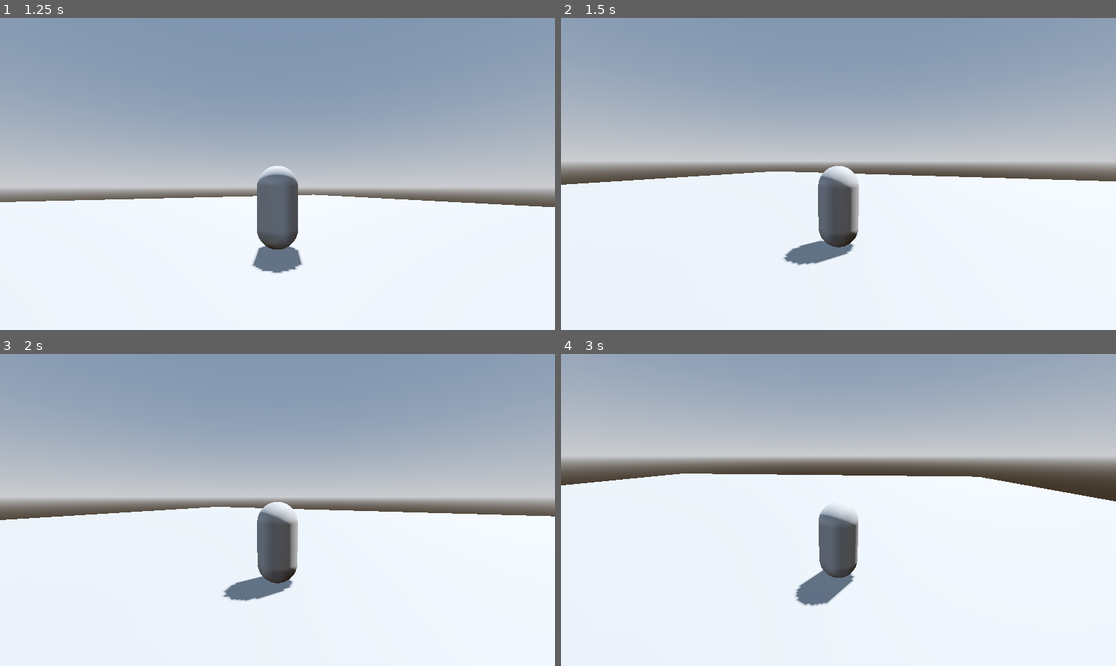
Above: before the commit, frames 1-4 (two rows, left to right).
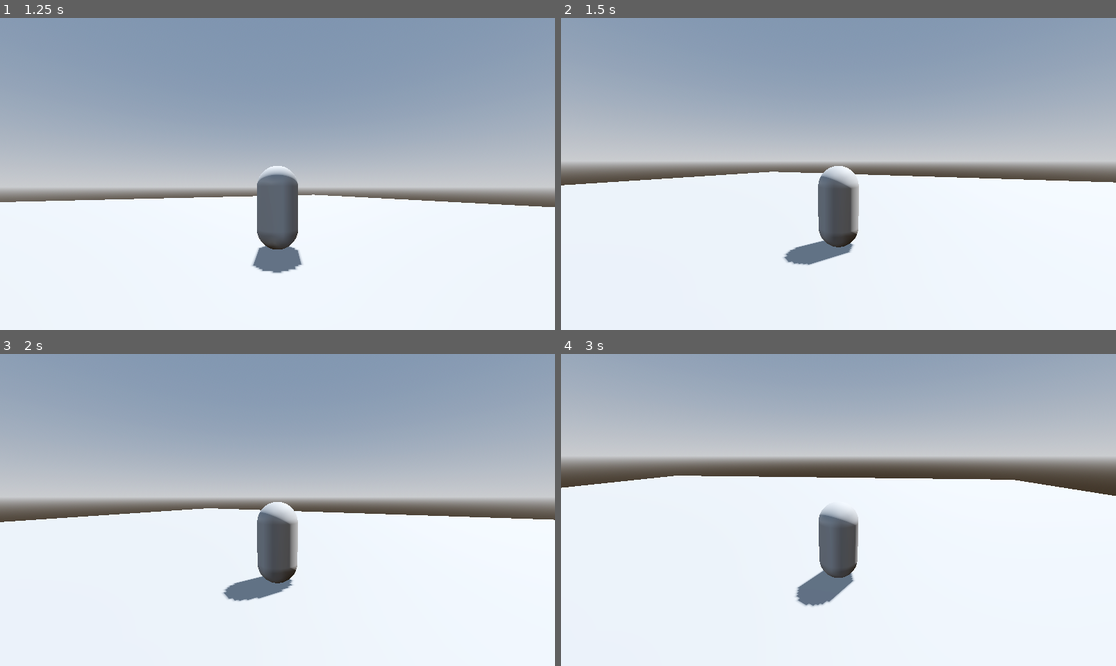
Above: after the commit, the same moments.

Repository: Zokerus/Grenzmark
Game: Godot game, scene res://scenes/world/TestMap.tscn
Two runs of this game, one before a commit and one after it. Both use one fixed random seed, a clock stepped at 60 frames per second and the inputs below. The project has no main scene, so this scene is started directly.
Inputs (mouse positions are in pixels of both pictures, inside the frame that each line leads up to):
- Up to frame 1 (1.25 s): tap Enter at 0.5 s; move the mouse to (399, 158) at 0.52 s; hold D (move_right) from 0.53 s (still down)
- Up to frame 2 (1.5 s): move the mouse to (727, 189) at 1.27 s; release D (move_right) at 1.28 s; hold S (move_backward) from 1.28 s (still down)
- Up to frame 3 (2 s): keep holding S (move_backward)
- Up to frame 4 (3 s): move the mouse to (894, 441) at 2.02 s; release S (move_backward) at 2.03 s; hold D (move_right) 2.03-2.78 s; tap Space at 2.75 s; move the mouse to (810, 572) at 2.77 s; hold W (move_forward) from 2.78 s (still down)

Frame 1 is identical in both runs. In frame 2, 0.3% of the frame differs, in the area x 0-100%, y 49-80%; in frame 3, 0.7%; in frame 4, 0.9%, in the area x 0-100%, y 38-81%.

Commit message:
split camera yaw and pitch in code

Diff:
--- a/scenes/world/TestMap.tscn
+++ b/scenes/world/TestMap.tscn
@@ -31,7 +31,3 @@
 
 [node name="Player" parent="." instance=ExtResource("1_84rui")]
 transform = Transform3D(1, 0, 0, 0, 1, 0, 0, 0, 1, 0, 1, 0)
-mouseSensitivity = 0.002
-padLookSensitivity = 2.0
-min_vertical_boundary = -60.0
-max_vertical_boundary = 17.0
--- a/scripts/player/player_controller.gd
+++ b/scripts/player/player_controller.gd
@@ -52,8 +52,18 @@
 	# Get the input direction and handle the movement/deceleration.
 	# As good practice, you should replace UI actions with custom gameplay actions.
 	var input_dir := Input.get_vector("move_left", "move_right", "move_forward", "move_backward")
-	var input_vector := Vector3(input_dir.x, 0, input_dir.y).normalized()
-	return camera_yaw_pivot.transform.basis * input_vector
+	#var input_vector := Vector3(input_dir.x, 0, input_dir.y).normalized()
+	#return camera_yaw_pivot.transform.basis * input_vector
+	var yaw_basis := camera_yaw_pivot.global_transform.basis
+	var forward := -yaw_basis.z
+	forward.y = 0
+	forward = forward.normalized()
+
+	var right := yaw_basis.x
+	right.y = 0
+	right = right.normalized()
+
+	return (forward * input_dir.y + right * input_dir.x).normalized()
 
 func handle_movement(direction: Vector3, delta: float) -> void:
 	#var inputDir := Vector2(
